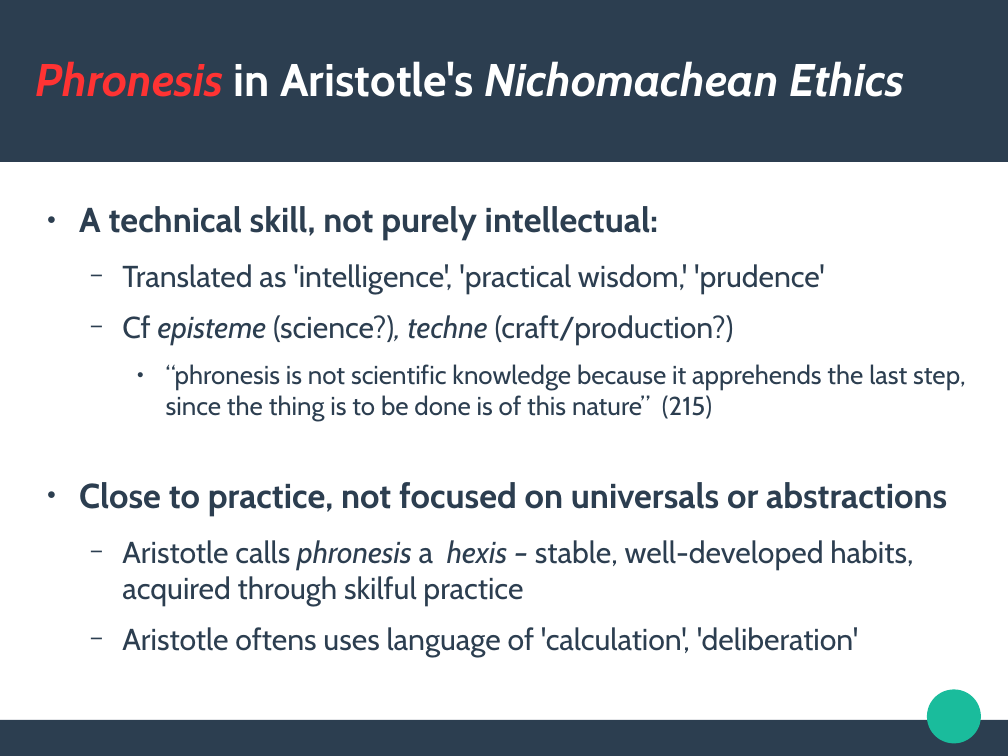
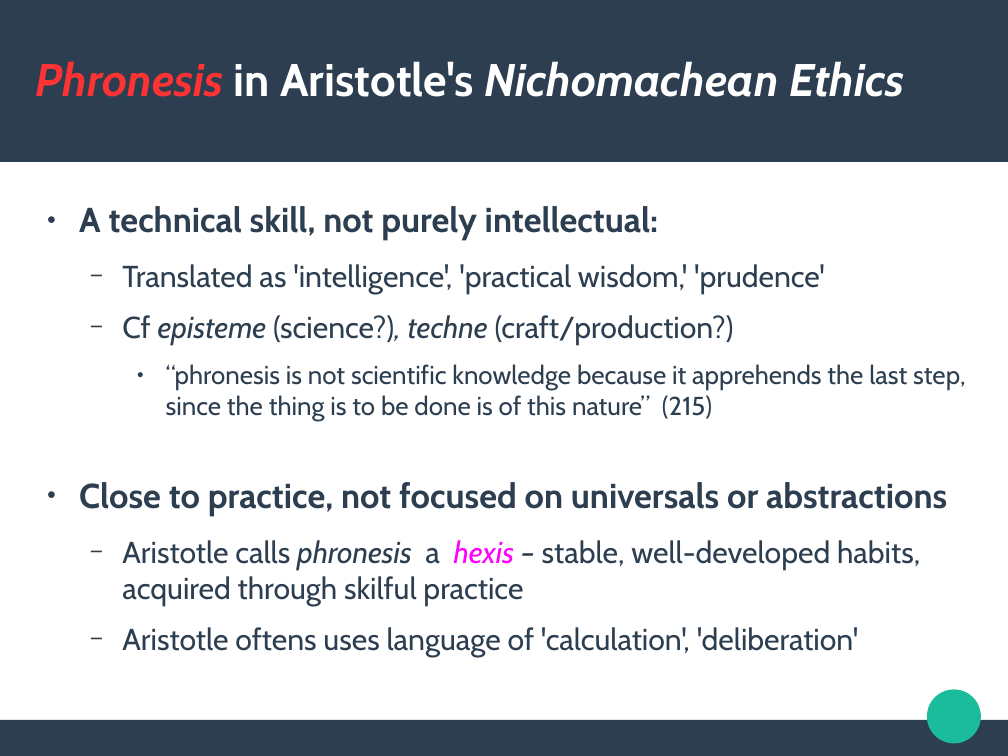
Before and after one commit to rian39/digital_ethics, a slide deck: slide 8 of digital_ethics_slides.odp. Drawn at 1008x756 pixels with LibreOffice and Linux fonts; fonts in the diff are those of the drawing. Boxes give left, top, right and bottom in pixels: in the first picture for what was removed or moved away, otherwise in the second. Text is boxed around its words. In the diff, an @@ line names an element or a change of style, - is before the commit and + after.

```diff
--- a/digital_ethics_slides.odp
+++ b/digital_ethics_slides.odp
@@ text at [122, 540, 920, 607]: text colour #2C3E50 to #FF00FF in "hexis" @@
```
Also in this commit, not shown: 6 other slides changed, 2 other files.
